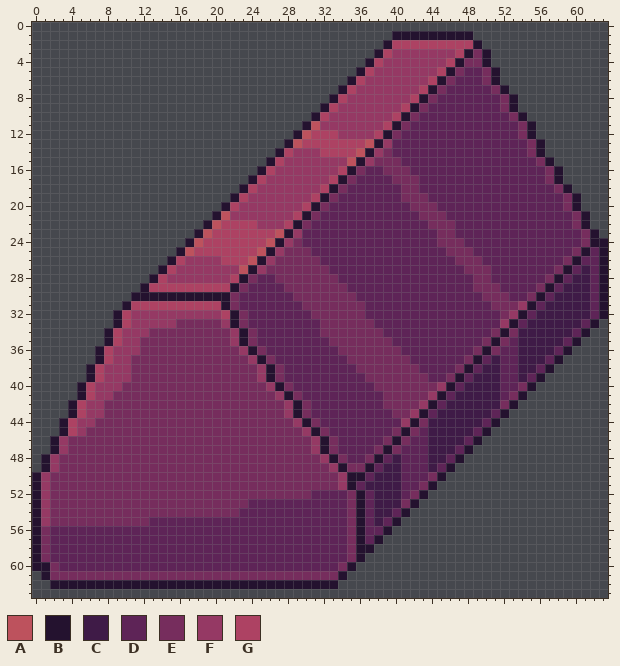
Pixel-art sprite: Assets/Icon_Ingot.png. This is how it looked before the edit.
The file is 64x64 pixels.
Palette (. is transparent): A #bd525d  B #24122f  C #3f1b47  D #5e2457  E #762d5d  F #953964  G #ad4263
Pixels before, first column x 0:
 1 ........................................BBBBBBBBB...............
 2 .......................................BGGGGGGGGGB..............
 3 ......................................BGFFFFFFFGBEB.............
 4 .....................................BGFFFFFFFGBEEB.............
 5 ....................................BGFFFFFFFGBEDDEB............
 6 ...................................BGFFFFFFFGBEDDDEB............
 7 ..................................BGFFFFFFFGBEDDDDDEB...........
 8 .................................BGFFFFFFFGBEDDDDDDDEB..........
 9 ................................BGFFFFFFFGBEDDDDDDDDEB..........
10 ...............................BGFFFFFFFGBEDDDDDDDDDDEB.........
11 ..............................BAFFFFFFFGBEDDDDDDDDDDDDEB........
12 .............................BAGGGFFFFGBEDDDDDDDDDDDDDEB........
13 ............................BAGGGGGGGABFDDDDDDDDDDDDDDDEB.......
14 ...........................BGFFFGGGGABFEDDDDDDDDDDDDDDDEB.......
15 ..........................BGFFFFFFFABFEEEDDDDDDDDDDDDDDDEB......
16 .........................BGFFFFFFFGBEDDEEEDDDDDDDDDDDDDDDEB.....
17 ........................BGFFFFFFFGBEDDDDEEEDDDDDDDDDDDDDDEB.....
18 .......................BGFFFFFFFGBEDDDDDDEEDDDDDDDDDDDDDDDEB....
19 ......................BGFFFFFFFGBEDDDDDDDEEEDDDDDDDDDDDDDDDEB...
20 .....................BGFFFFFFFGBEDDDDDDDDDEEEDDDDDDDDDDDDDDEB...
21 ....................BAFFFFFFFGBEDDDDDDDDDDDEEEDDDDDDDDDDDDDDEB..
22 ...................BAGGGGFFFGBEDDDDDDDDDDDDDEEEDDDDDDDDDDDDDEB..
23 ..................BAGGGGGGGABFDDDDDDDDDDDDDDDEEDDDDDDDDDDDDDDEB.
24 .................BAGGGGGGGABFEDDDDDDDDDDDDDDDEEEDDDDDDDDDDDDDEBB
25 ................BAGGGGGGGABFEEEDDDDDDDDDDDDDDDEEEDDDDDDDDDDDEBDB
26 ...............BGFFFFGGGABFEEEEEDDDDDDDDDDDDDDDEEEDDDDDDDDDEBDDB
27 ..............BGFFFFFFFABFEEEEEEEDDDDDDDDDDDDDDDEEEDDDDDDDEBDCDB
28 .............BGFFFFFFFGBEDDEEEEEEEDDDDDDDDDDDDDDDEEDDDDDDEBDCCDB
29 ............BGGGGGGGGGBEDDDDEEEEEEEDDDDDDDDDDDDDDEEEDDDDEBDCCCDB
30 ...........BBBBBBBBBBBEDDDDDDEEEEEEEDDDDDDDDDDDDDDEEEDDEBDCCCCDB
31 ..........BGGGGGGGGGGBEDDDDDDDEEEEEEEDDDDDDDDDDDDDDEEEFBDCCCCCDB
32 .........BGFFFFFFFFFFGBEDDDDDDDEEEEEEDDDDDDDDDDDDDDDEFBDCCCCCCDB
33 .........BGFFFFFEEEEEFBEDDDDDDDDEEEEEEDDDDDDDDDDDDDDFBDCCCCCCDB.
34 ........BGFFFEEEEEEEEEFBEDDDDDDDEEEEEEEDDDDDDDDDDDDEBECCCCCCDB..
35 ........BGFFEEEEEEEEEEFBEDDDDDDDDEEEEEEEDDDDDDDDDDEBEDCCCCCDB...
36 .......BGFFFEEEEEEEEEEEFBEDDDDDDDDEEEEEEEDDDDDDDDEBEDDCCCCDB....
37 .......BGFFEEEEEEEEEEEEEFBEDDDDDDDDEEEEEEEDDDDDDEBDCDDCCCDB.....
38 ......BGFFFEEEEEEEEEEEEEEFBEDDDDDDDDEEEEEEEDDDDEBDCCDDCCDB......
39 ......BGFFFEEEEEEEEEEEEEEFBEDDDDDDDDDEEEEEEEDDEBDCCCDDCDB.......
40 .....BGFFFEEEEEEEEEEEEEEEEFBEDDDDDDDDDEEEEEEEFBDCCCCDDEB........
41 .....BGFFEEEEEEEEEEEEEEEEEEFBEDDDDDDDDDEEEEEFBDCCCCCDEB.........
42 ....BGFFEEEEEEEEEEEEEEEEEEEEFBEDDDDDDDDEEEEFBDCCCCCCEB..........
43 ....BGFFEEEEEEEEEEEEEEEEEEEEFBEDDDDDDDDDEEFBDCCCCCCDB...........
44 ...BGFFEEEEEEEEEEEEEEEEEEEEEEFBEDDDDDDDDDFBECCCCCCDB............
45 ...BGFEEEEEEEEEEEEEEEEEEEEEEEEFBEDDDDDDDEBEDCCCCCDB.............
46 ..BFEEEEEEEEEEEEEEEEEEEEEEEEEEEFBEDDDDDEBEDDCCCCDB..............
47 ..BFEEEEEEEEEEEEEEEEEEEEEEEEEEEFBEDDDDEBEDDDCCCDB...............
48 .BFEEEEEEEEEEEEEEEEEEEEEEEEEEEEEFBEDDEBDCDDDCCDB................
49 .BFEEEEEEEEEEEEEEEEEEEEEEEEEEEEEEFBEEBDCCDDDCDB.................
50 BFEEEEEEEEEEEEEEEEEEEEEEEEEEEEEEEEFBBDCCCDDDEB..................
51 BFEEEEEEEEEEEEEEEEEEEEEEEEEEEEEEEEFBDCCCCDDEB...................
52 BFEEEEEEEEEEEEEEEEEEEEEEEEEEEEEDDDDEBDCCCDEB....................
53 BFEEEEEEEEEEEEEEEEEEEEEEDDDDDDDDDDDEBDCCCEB.....................
54 BFEEEEEEEEEEEEEEEEEEEEEDDDDDDDDDDDDEBDCCDB......................
55 BFEEEEEEEEEEEDDDDDDDDDDDDDDDDDDDDDDEBDCDB.......................
56 BEDDDDDDDDDDDDDDDDDDDDDDDDDDDDDDDDDEBDDB........................
57 BEDDDDDDDDDDDDDDDDDDDDDDDDDDDDDDDDDEBDB.........................
58 BEDDDDDDDDDDDDDDDDDDDDDDDDDDDDDDDDDEBB..........................
59 BEDDDDDDDDDDDDDDDDDDDDDDDDDDDDDDDDDEB...........................
60 BBEDDDDDDDDDDDDDDDDDDDDDDDDDDDDDDDEB............................
61 .BEEEEEEEEEEEEEEEEEEEEEEEEEEEEEEEEB.............................
62 ..BBBBBBBBBBBBBBBBBBBBBBBBBBBBBBBB..............................
And afterwards:
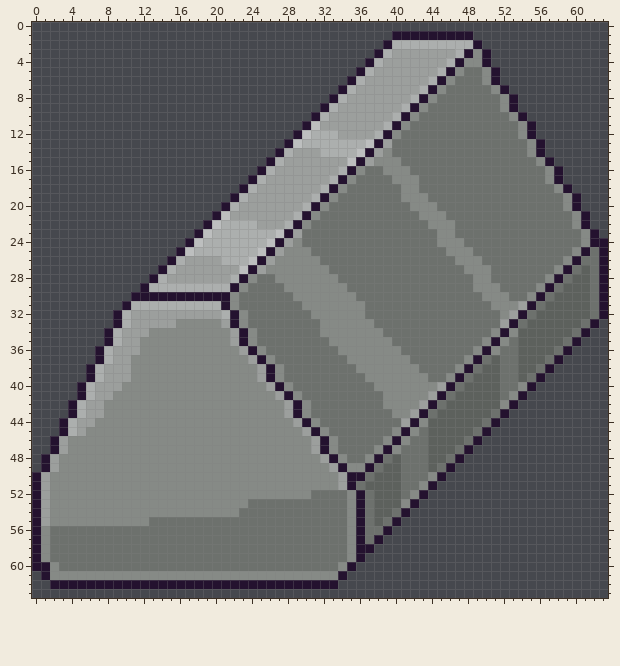
Change:
colour A: #bd525d -> #bdbfbf
colour C: #3f1b47 -> #5d615d
colour D: #5e2457 -> #6d716d
colour E: #762d5d -> #868a86
colour F: #953964 -> #9c9f9d
colour G: #ad4263 -> #acafae
